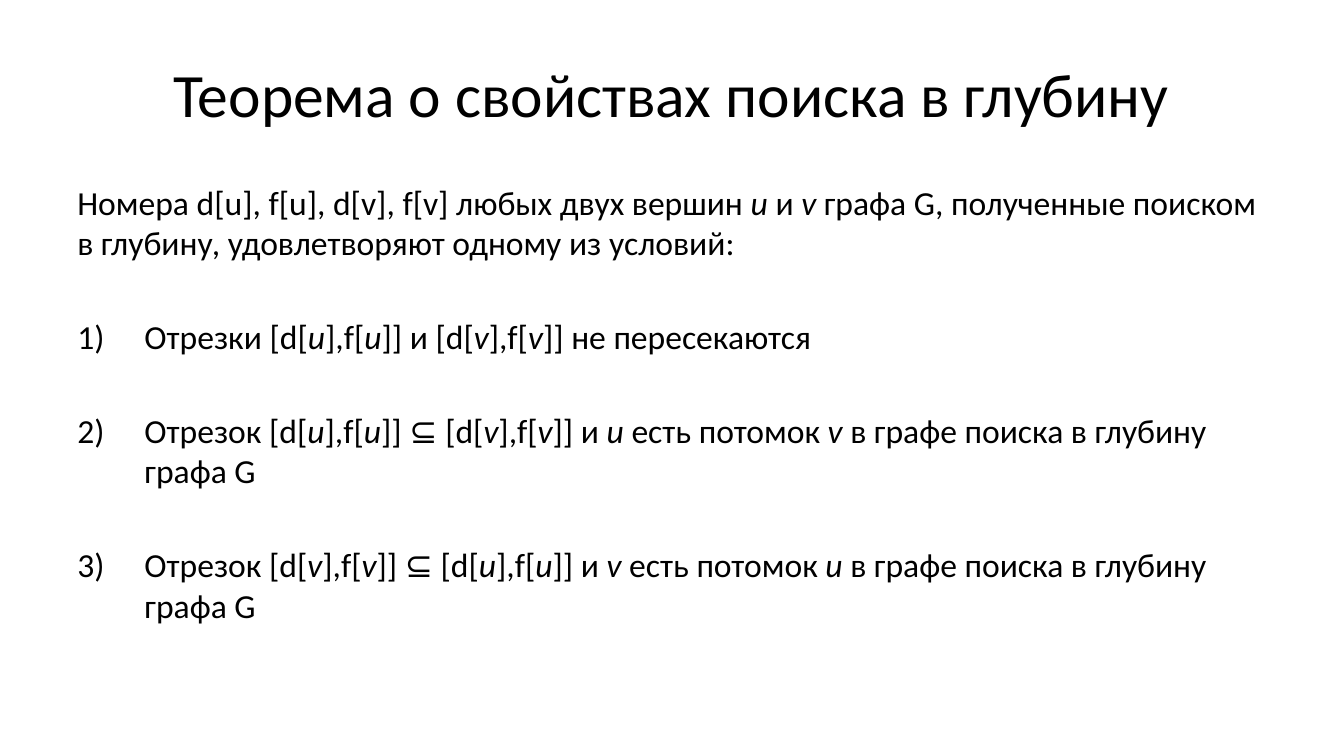
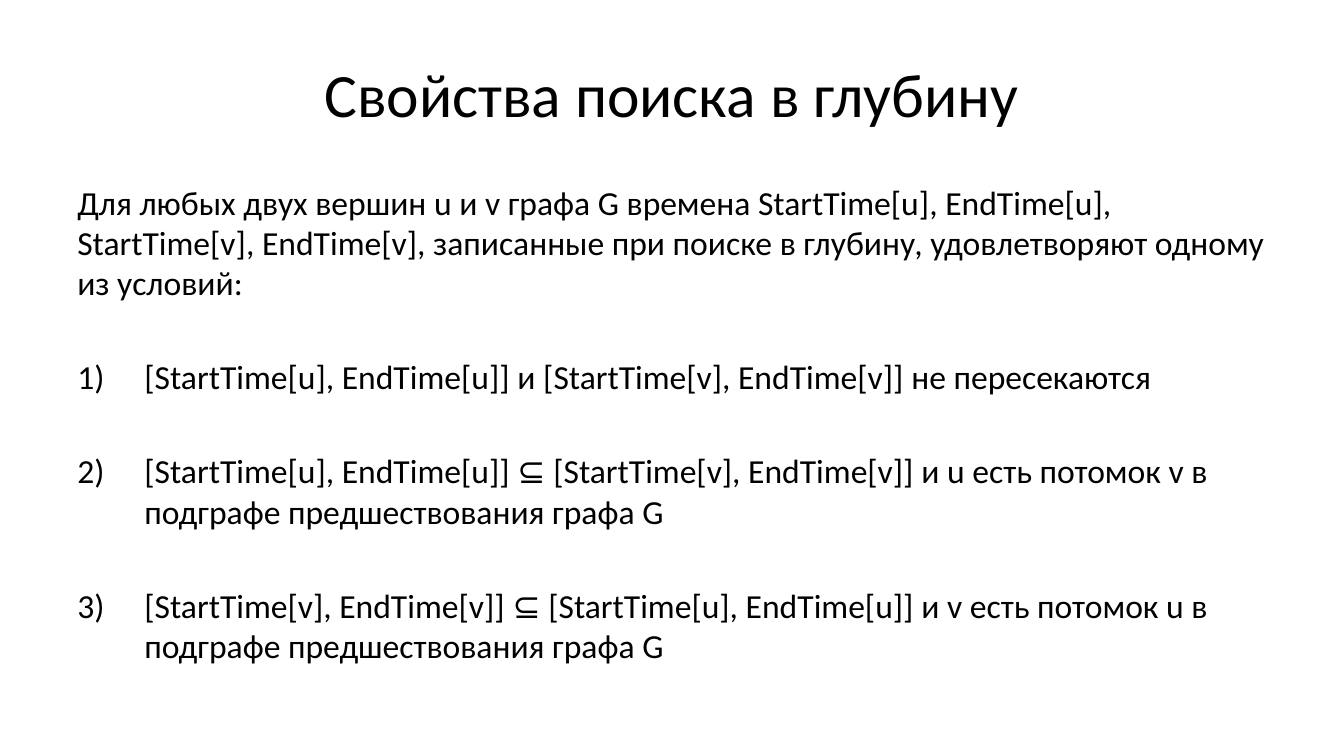
Before and after one commit to Evgueni-Petrov-aka-espetrov/Algorithms-and-Programming-in-C-pptx, a slide deck: slide 9 of 16 Обходы и каркасы графа.pptx. Drawn at 1344x756 pixels with LibreOffice and Linux fonts; fonts in the diff are those of the drawing. Boxes give left, top, right and bottom in pixels: in the first picture for what was removed or moved away, otherwise in the second. Text is boxed around its words. In the diff, an @@ line names an element or a change of style, - is before the commit and + after.

```diff
--- a/16 Обходы и каркасы графа.pptx
+++ b/16 Обходы и каркасы графа.pptx
@@ title at (324, 75, 1019, 127): text changed @@
-Теорема о свойствах поиска в глубину
+Свойства поиска в глубину
@@ text at (77, 190, 1264, 664): text changed @@
-Номера d[u], f[u], d[v], f[v] любых двух вершин u и v графа G, полученные поиском в глубину, удовлетворяют одному из условий:
-1) Отрезки [d[u],f[u]] и [d[v],f[v]] не пересекаются
-2) Отрезок [d[u],f[u]] ⊆ [d[v],f[v]] и u есть потомок v в графе поиска в глубину графа G
-3) Отрезок [d[v],f[v]] ⊆ [d[u],f[u]] и v есть потомок u в графе поиска в глубину графа G
+Для любых двух вершин u и v графа G времена StartTime[u], EndTime[u], StartTime[v], EndTime[v], записанные при поиске в глубину, удовлетворяют одному из условий:
+1) [StartTime[u], EndTime[u]] и [StartTime[v], EndTime[v]] не пересекаются
+2) [StartTime[u], EndTime[u]] ⊆ [StartTime[v], EndTime[v]] и u есть потомок v в подграфе предшествования графа G
+3) [StartTime[v], EndTime[v]] ⊆ [StartTime[u], EndTime[u]] и v есть потомок u в подграфе предшествования графа G
```
Also in this commit, not shown: 17 other slides changed, 12 slides added, 33 slides removed.
